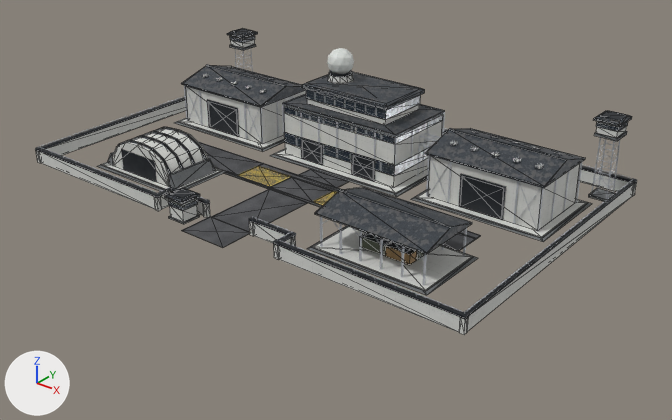
The glTF model Models/barracks_lvl3.glb: old version first, new version second.
Rendered twice from a camera (50 mm lens) standing at (131.4, -159.8, 91.5) and looking at (7.0, -4.3, -4.9). The axes (+X, +Y, +Z) are drawn at lower left. The lights are the same throughout. The picture after the commit comes second. Mesh edges are drawn as thin lines on the coarser meshes. Vertices at exactly the same position are counted once.

The scene before the commit, as lines of its bpy script (objects in view):
```python
me_brk_l3_concdark_007 = bpy.data.meshes.new('BRK_L3_ConcDark.007')
me_brk_l3_concdark_007.from_pydata(...)  # 96 vertices, 144 faces; spans x -59.7..59.7, y -38.5..34.7, z 0.0..16.0
me_brk_l3_concdark_007.materials.append(mat_mat_no_concrete_dark)  # picture img_tex_no_concrete_dark
me_brk_l3_hatchzone_007 = bpy.data.meshes.new('BRK_L3_HatchZone.007')
me_brk_l3_hatchzone_007.from_pydata(...)  # a box spanning x -17.5..-6.5, y -12.3..-4.7, z 0.0..0.1; a box spanning x 6.5..17.5, y -12.3..-4.7, z 0.0..0.1
me_brk_l3_hatchzone_007.materials.append(mat_mat_no_hatch_zone)  # picture img_tex_no_hatch_zone
me_brk_l3_roofcorr_007 = bpy.data.meshes.new('BRK_L3_RoofCorr.007')
me_brk_l3_roofcorr_007.from_pydata(...)  # 158 vertices, 284 faces; spans x -60.2..60.2, y -38.8..35.2, z 0.9..19.8
me_brk_l3_roofcorr_007.materials.append(mat_mat_no_roof_corrugated)  # picture img_tex_no_roof_corrugated
ob_brk_l3_concdark = bpy.data.objects.new('BRK_L3_ConcDark', me_brk_l3_concdark_007)
ob_brk_l3_concdark.location = (0.0, 0.0, 0.0)
ob_brk_l3_hatchzone = bpy.data.objects.new('BRK_L3_HatchZone', me_brk_l3_hatchzone_007)
ob_brk_l3_hatchzone.location = (0.0, 0.0, 0.0)
ob_brk_l3_roofcorr = bpy.data.objects.new('BRK_L3_RoofCorr', me_brk_l3_roofcorr_007)
ob_brk_l3_roofcorr.location = (0.0, 0.0, 0.0)
# also in view: 'BRK_L3_Asphalt' at (0.0, -19.4, 0.1); 'BRK_L3_DoorCorr' at (0.0, -4.1, 4.3); 'BRK_L3_SteelTruss' at (0.0, 0.0, 7.9); 'BRK_L3_ConcLight' at (0.0, -0.4, 10.5); 'BRK_L3_SteelDark' at (0.0, -0.2, 11.1)
```
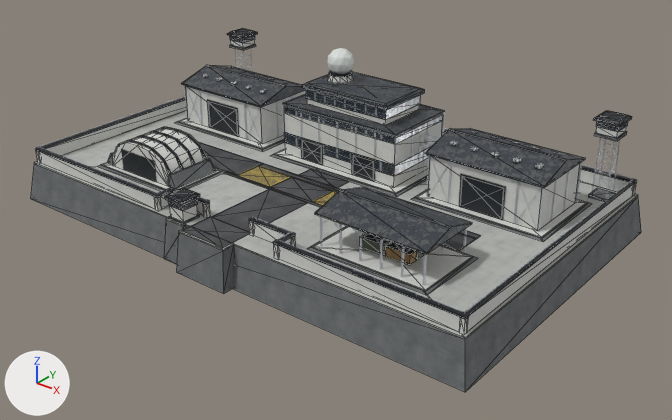
Boxes [x1, y1, x2, y2] around the edits, measured in the pictures (672 x 420 px):
'BRK_L3_ConcDark', reshaped (15% wider, 38% taller): before [97, 44, 627, 295]; after [31, 44, 641, 392]
'BRK_L3_ConcMid', added: after [34, 111, 638, 339]
part 1 of me_brk_l3_concdark_007, added: after [31, 164, 641, 392]
part 2 of me_brk_l3_concdark_007, added: after [164, 220, 234, 293]

The change, as a diff of the scene's bpy script:
```diff
--- a/Models/barracks_lvl3.glb.py
+++ b/Models/barracks_lvl3.glb.py
@@ img_tex_no_concrete_mid @@
+img_tex_no_concrete_mid = load_image('tex_no_concrete_mid', '_unpacked/tex_no_concrete_mid', 512, 512, 'sRGB')
@@ mat_mat_no_concrete_mid @@
+mat_mat_no_concrete_mid = principled_material('Mat_NO_Concrete_Mid')
+mat_mat_no_concrete_mid.texture = img_tex_no_concrete_mid
+mat_mat_no_concrete_mid.roughness = 0.88
@@ me_brk_l3_concdark_007 @@
 # used by ob_brk_l3_concdark; location = (0.0, 0.0, 0.0)
-me_brk_l3_concdark_007.from_pydata(...)  # 96 vertices, 144 faces; spans x -59.7..59.7, y -38.5..34.7, z 0.0..16.0
+me_brk_l3_concdark_007.from_pydata(...)  # 120 vertices, 180 faces; spans x -64.8..64.8, y -42.5..39.8, z -10.0..16.0
+# me_brk_l3_concdark_007 part 1
+# 8 vertices are added at x -64.8..64.8, y -39.8..39.8, z -10.0..-0.3
+# 12 new faces join them
+# me_brk_l3_concdark_007 part 2
+# 16 vertices are added at x -13.9..7.2, y -42.5..-38.2, z -9.9..-0.3
+# 24 new faces join them
 me_brk_l3_concdark_007.materials.append(mat_mat_no_concrete_dark)
@@ me_brk_l3_concmid_001 @@
+me_brk_l3_concmid_001.from_pydata(...)  # a box spanning x -63.2..63.2, y -38.2..38.2, z -0.4..0.0; a box spanning x -13.4..-7.8, y -38.9..-38.2, z -0.4..0.0; a box spanning x -6.6..6.6, y -41.4..-38.2, z -0.4..0.0
+me_brk_l3_concmid_001.materials.append(mat_mat_no_concrete_mid)  # picture img_tex_no_concrete_mid
@@ ob_brk_l3_concmid @@
+ob_brk_l3_concmid = bpy.data.objects.new('BRK_L3_ConcMid', me_brk_l3_concmid_001)
+ob_brk_l3_concmid.location = (0.0, 0.0, 0.0)
```
